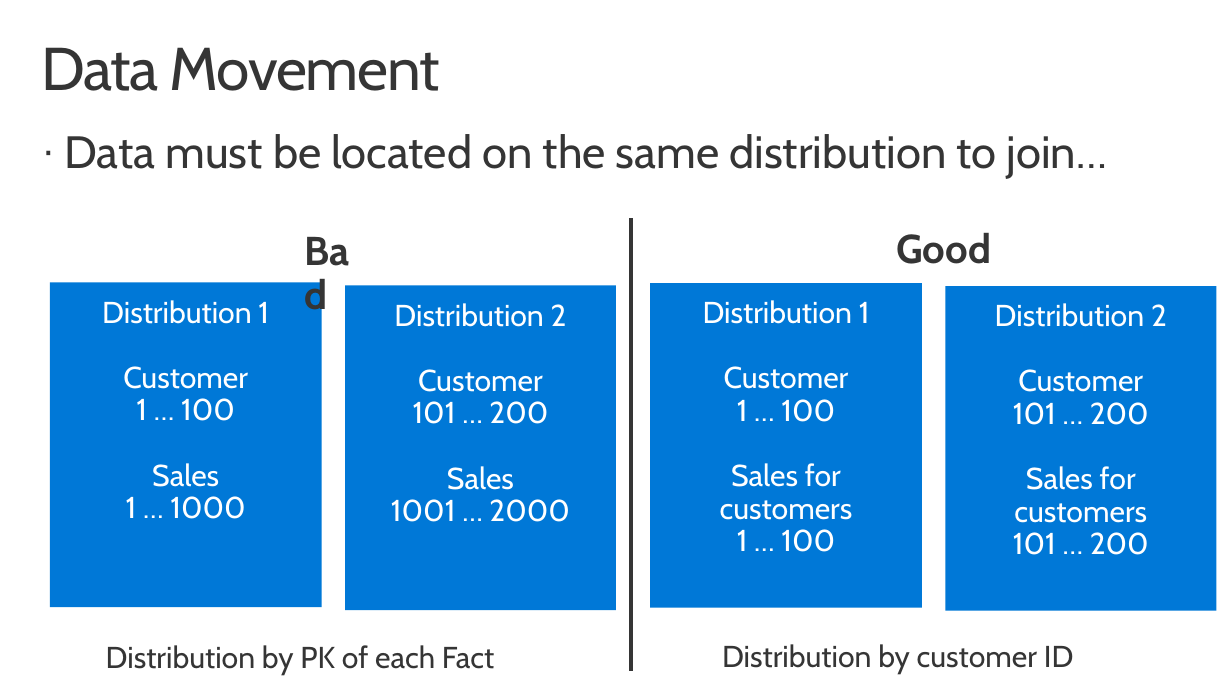
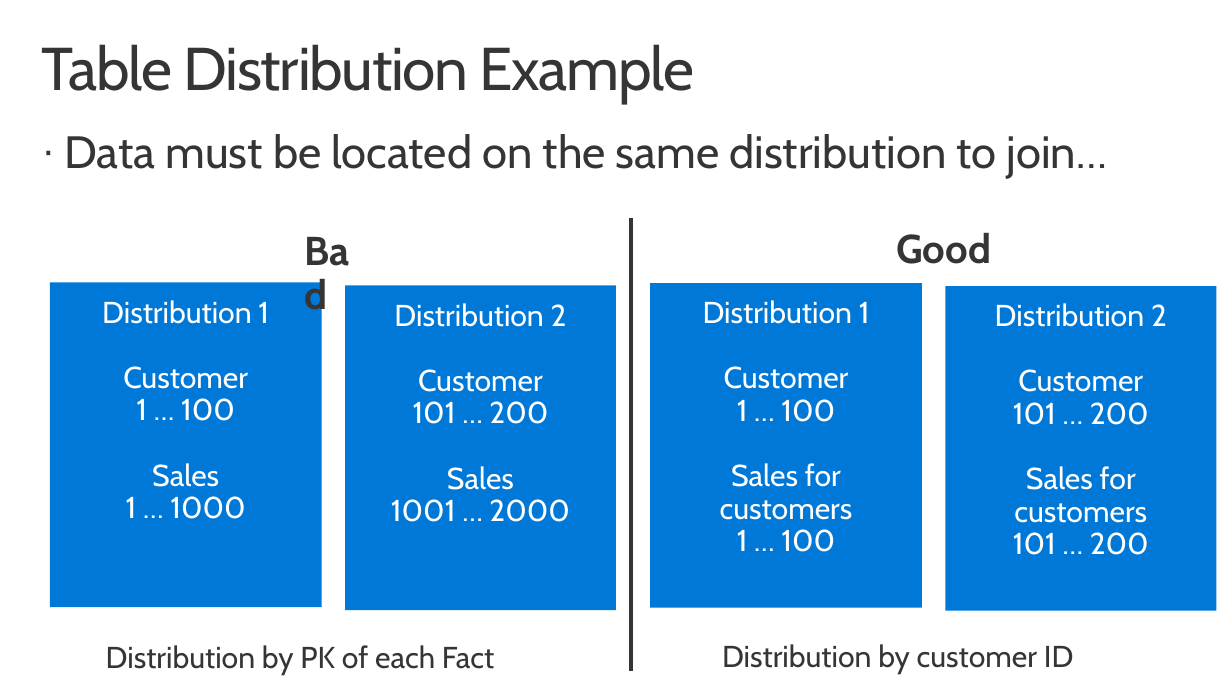
Before and after one commit to shawnweisfeld/20170304_AzureDW, a slide deck: slide 35 of Intro to Azure SQL Data Warehouse.pptx (slide 33 before the commit). Drawn at 1232x693 pixels with LibreOffice and Linux fonts; fonts in the diff are those of the drawing; background and template pictures are left out. Boxes give left, top, right and bottom in pixels: in the first picture for what was removed or moved away, otherwise in the second. Text is boxed around its words. In the diff, an @@ line names an element or a change of style, - is before the commit and + after.

```diff
--- a/Intro to Azure SQL Data Warehouse.pptx
+++ b/Intro to Azure SQL Data Warehouse.pptx
@@ title at <box>42,44,695,103</box>: text changed @@
-Data Movement
+Table Distribution Example
```
Also in this commit, not shown: 1 other slide changed, 4 slides added.
